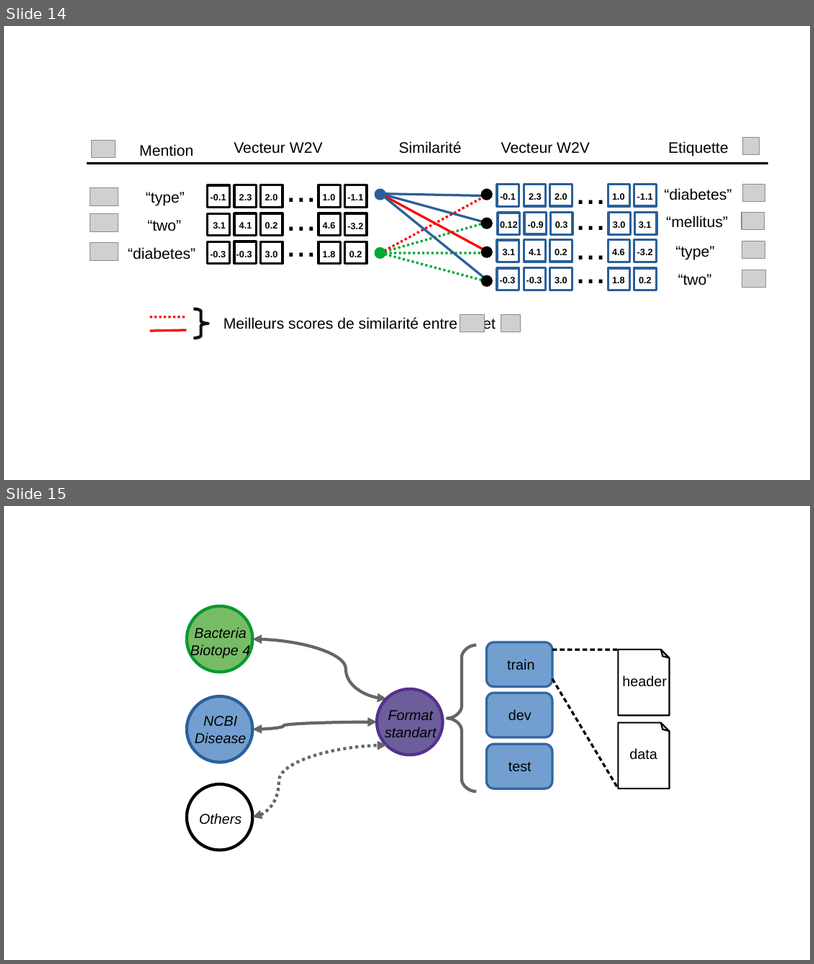
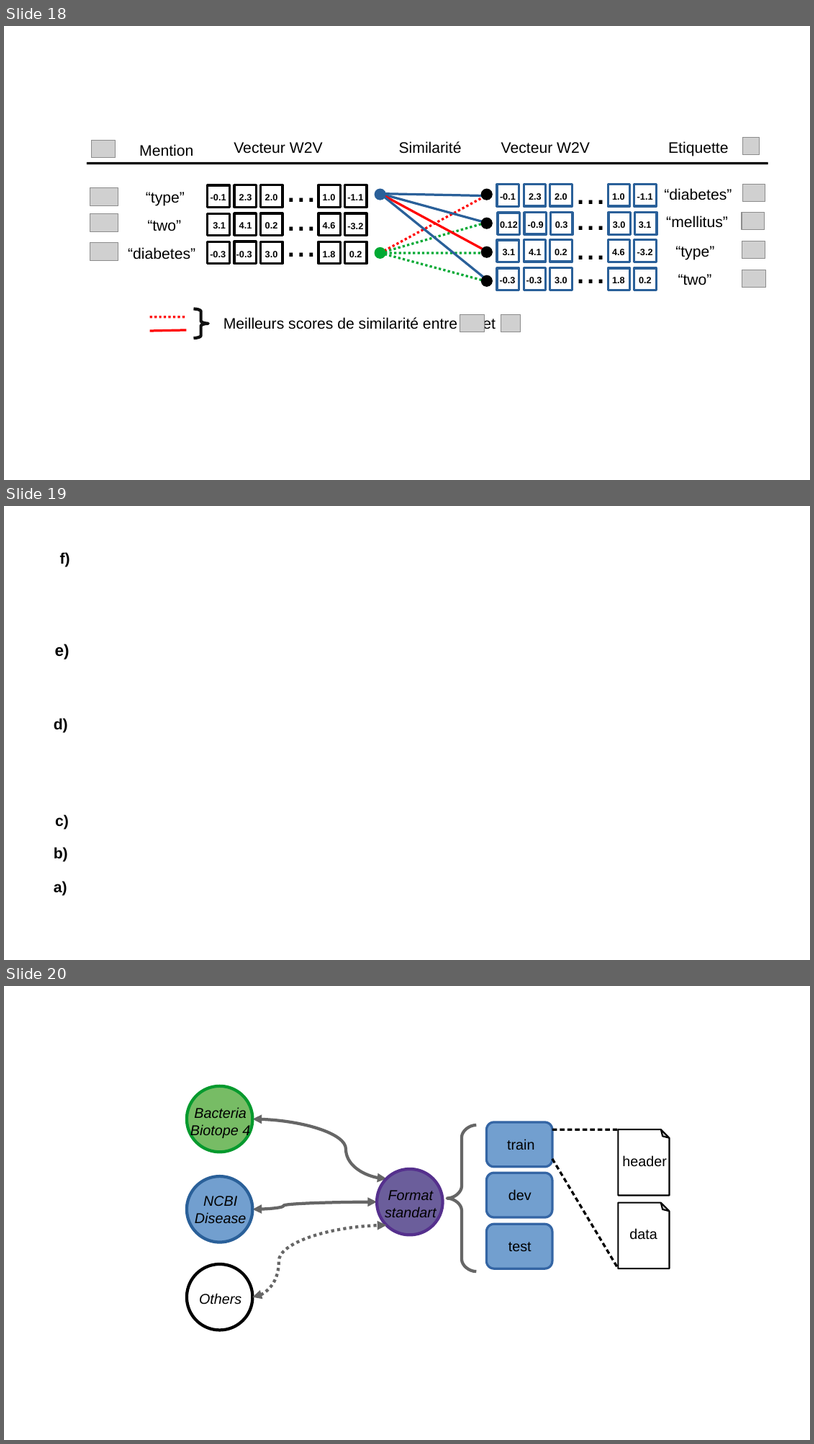
Before and after one commit to atoffano/entity-norm, a slide deck: diapo.odp. Shown one above the other, each under a label of ours: slides 14 and 15 before the commit, slides 18, 19 and 20 after it. The pictures are 814x964 and 814x1444 pixels, drawn with LibreOffice and Linux fonts; fonts in the diff are those of the drawing; grey boxes stand for pictures; background and template pictures are left out. Boxes give left, top, right and bottom in pixels: in the first picture for what was removed or moved away, otherwise in the second. Text is boxed around its words. In the diff, an @@ line names an element or a change of style, - is before the commit and + after.

```diff
--- a/diapo.odp
+++ b/diapo.odp
@@ slide 19 added at (4,506,810,960), background picture (left out) @@
@@ group added at (54,552,70,896): 6 texts @@
+a)
+b)
+c)
+d)
+e)
+f)
@@ what was slide 14 is now slide 18 @@
@@ what was slide 15 is now slide 20 @@
```
Also in this commit, not shown: 3 slides changed, 5 other slides added, 1 slide removed, 19 other files.
